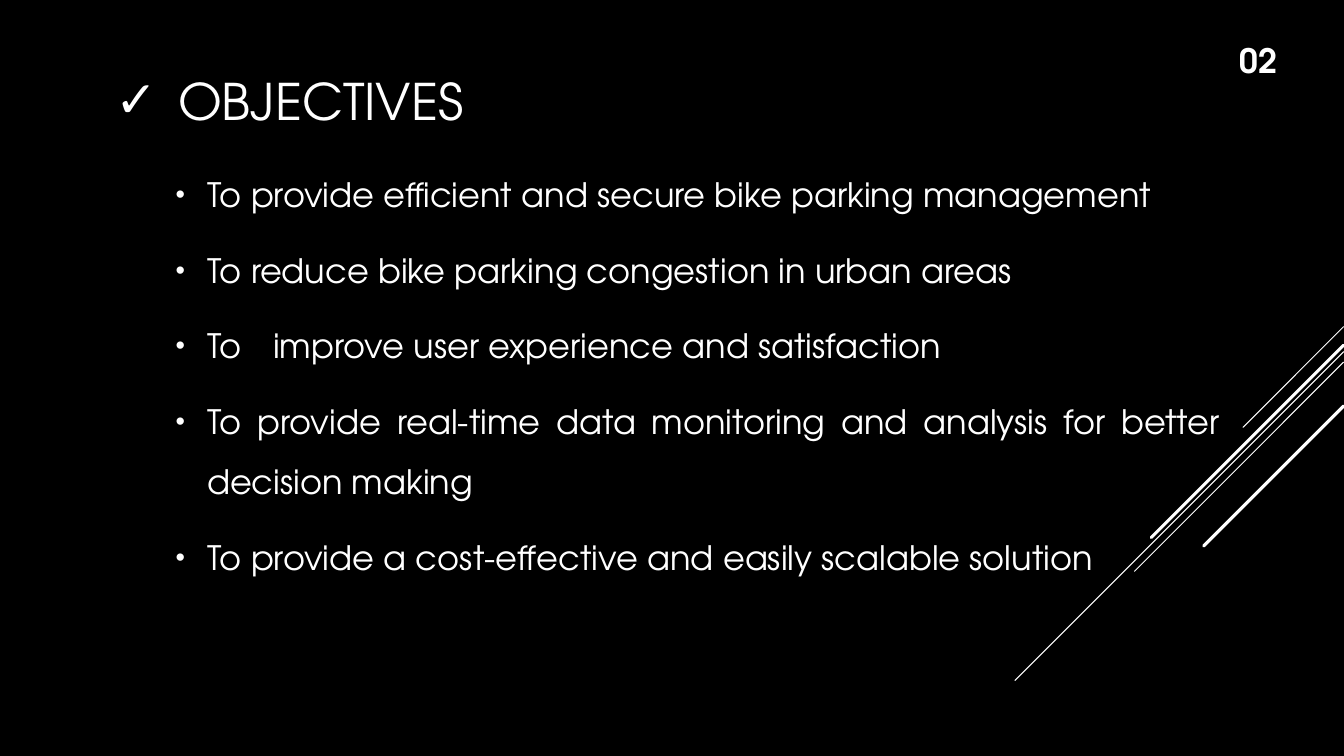
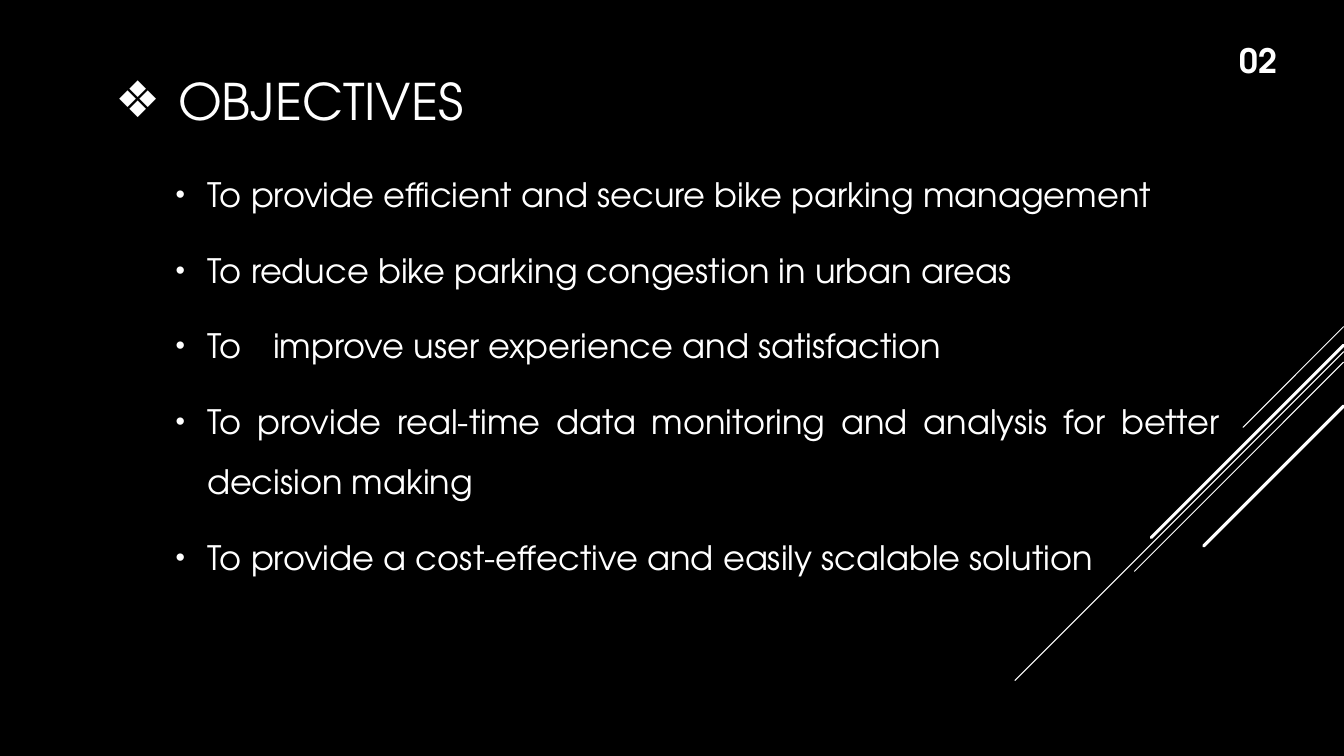
Before and after one commit to istyaque-ahammed/Technical-Writing-and-Presentation, a slide deck: slide 3 of Technical_Presentation.pptx. Drawn at 1344x756 pixels with LibreOffice and Linux fonts; fonts in the diff are those of the drawing. Boxes give left, top, right and bottom in pixels: in the first picture for what was removed or moved away, otherwise in the second. Text is boxed around its words. In the diff, an @@ line names an element or a change of style, - is before the commit and + after.

```diff
--- a/Technical_Presentation.pptx
+++ b/Technical_Presentation.pptx
@@ title "OBJECTIVES" at (178, 82, 463, 121): bullet ✓ to ❖ @@
```
Also in this commit, not shown: 8 other slides changed.
